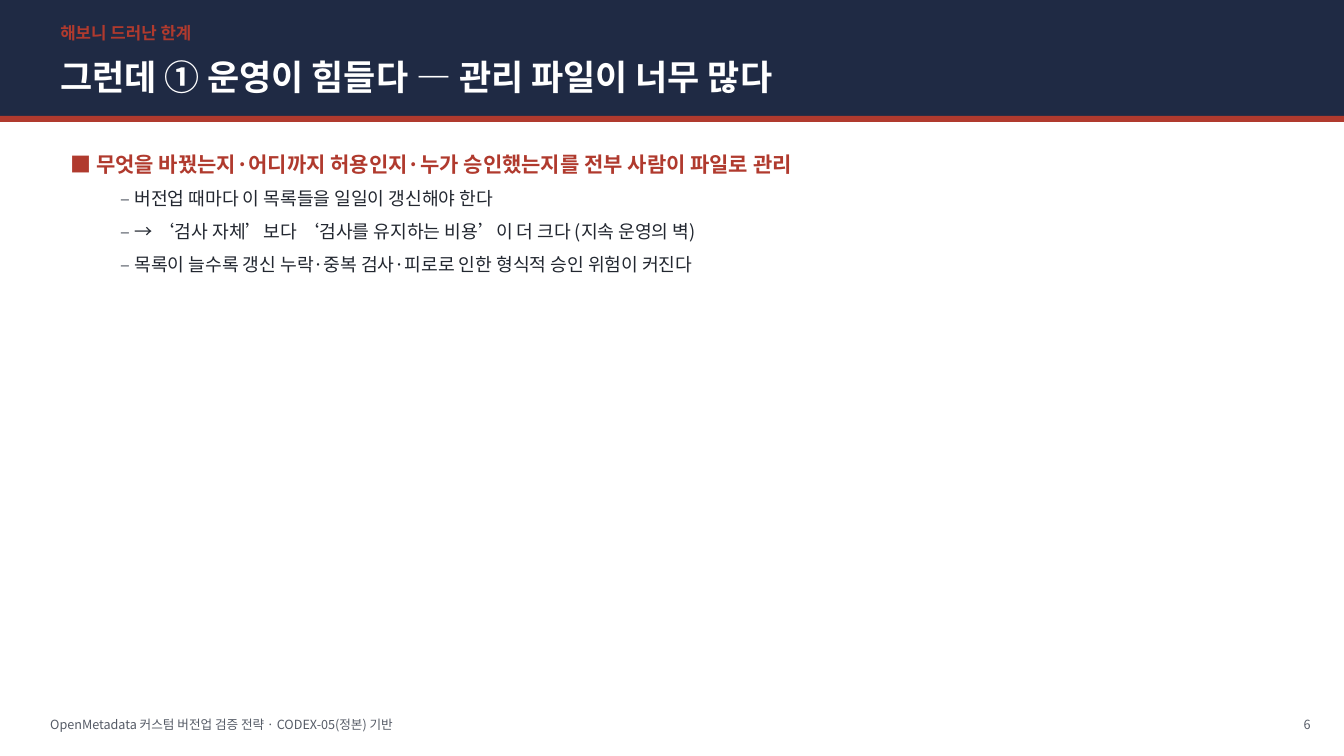
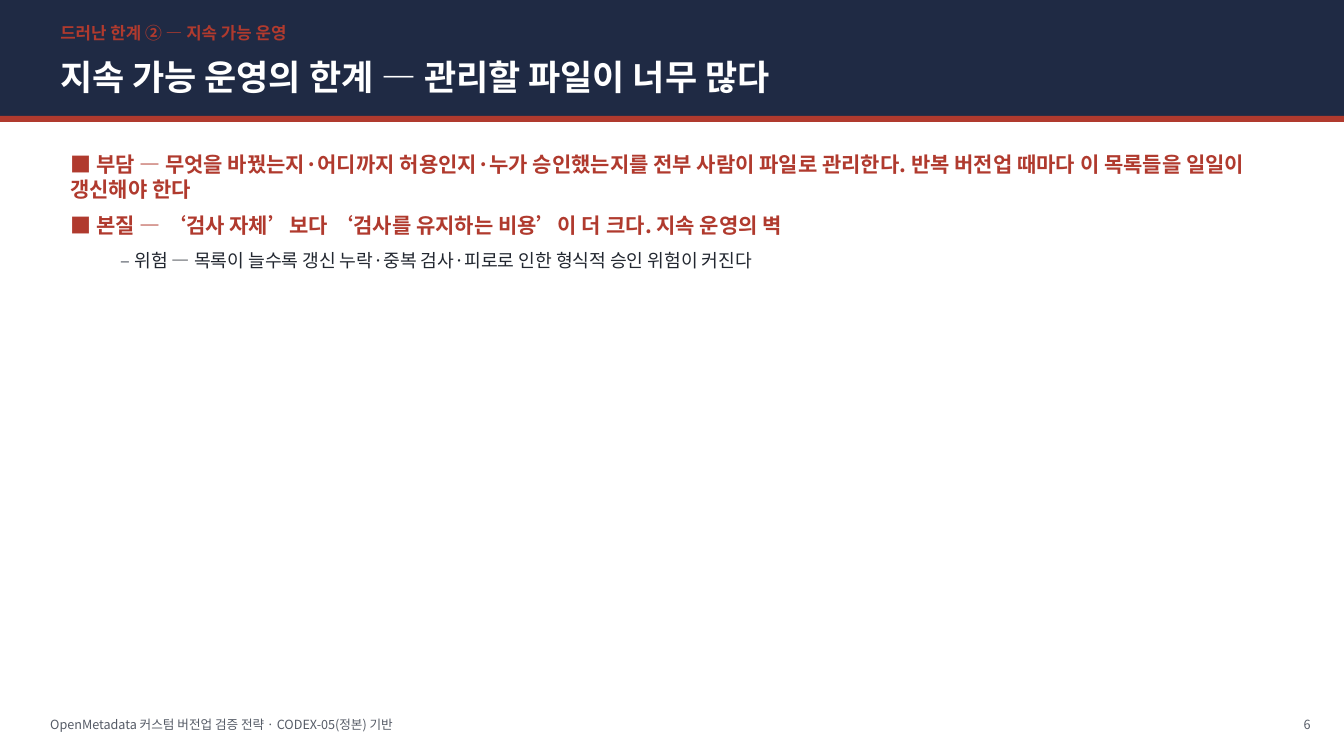
Before and after one commit to easyseop/openmetadata-lab-docs, a slide deck: slide 6 of docs/CODEX-05-전략발표.pptx. Drawn at 1344x756 pixels with LibreOffice and Linux fonts; fonts in the diff are those of the drawing. Boxes give left, top, right and bottom in pixels: in the first picture for what was removed or moved away, otherwise in the second. Text is boxed around its words. In the diff, an @@ line names an element or a change of style, - is before the commit and + after.

```diff
--- a/docs/CODEX-05-전략발표.pptx
+++ b/docs/CODEX-05-전략발표.pptx
@@ text at <box>60,25,287,41</box>: text changed @@
-해보니 드러난 한계
+드러난 한계 ② — 지속 가능 운영
@@ text at <box>60,60,769,94</box>: text changed @@
-그런데 ① 운영이 힘들다 — 관리 파일이 너무 많다
+지속 가능 운영의 한계 — 관리할 파일이 너무 많다
@@ text at <box>70,154,1244,269</box>: text changed; size 13 to 15 pt; text colour #222730 to #B03A2E; bold on @@
-■ 무엇을 바꿨는지·어디까지 허용인지·누가 승인했는지를 전부 사람이 파일로 관리
-  – 버전업 때마다 이 목록들을 일일이 갱신해야 한다
-  – → ‘검사 자체’보다 ‘검사를 유지하는 비용’이 더 크다 (지속 운영의 벽)
-  – 목록이 늘수록 갱신 누락·중복 검사·피로로 인한 형식적 승인 위험이 커진다
+■ 부담 — 무엇을 바꿨는지·어디까지 허용인지·누가 승인했는지를 전부 사람이 파일로 관리한다. 반복 버전업 때마다 이 목록들을 일일이 갱신해야 한다
+■ 본질 — ‘검사 자체’보다 ‘검사를 유지하는 비용’이 더 크다. 지속 운영의 벽
+  – 위험 — 목록이 늘수록 갱신 누락·중복 검사·피로로 인한 형식적 승인 위험이 커진다
```
Also in this commit, not shown: 13 other slides changed, 2 slides added, 1 slide removed, 2 other files.
